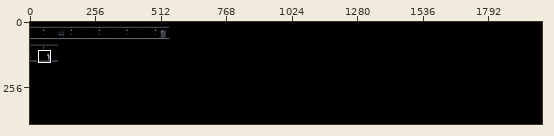
Pixel-art file: art/mockup3.aseprite. The first picture is a wide view before the edit; the outline marks the close-up.
Close-up. First the earlier version:
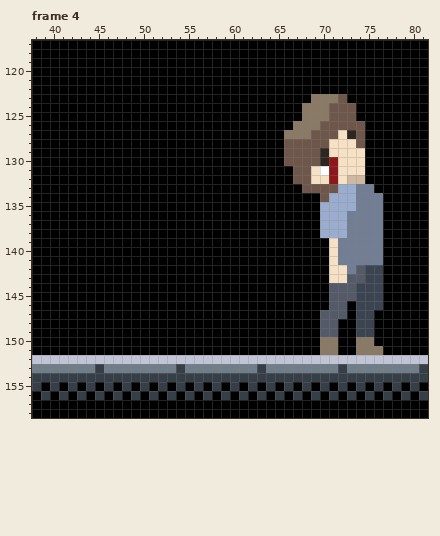
2000x400 pixels, 4 frames. Shown: frame 4: x 38..81, y 117..158. The commit also changed other frames or places, which this record leaves out.
And afterwards:
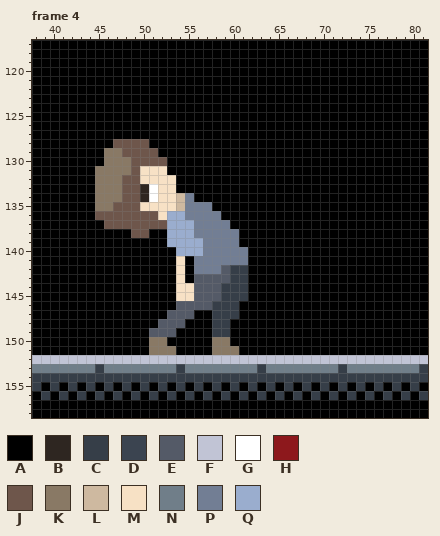
Palette (. is transparent): A #000000  B #2e2621  C #363e48  D #3b4450  E #545a67  F #c1c4d5  G #ffffff  H #8d181c  J #6e564b  K #897965  L #ceb9a0  M #f7e1c5  N #707e89  P #727e94  Q #9aadce
Edits made:
Changed rows in their new state; - is an unchanged pixel.
Frame 4, layer "chars":
first column x 45:
123 ------------------------AAAA----
124 -----------------------AAAAAA---
125 -----------------------AAAAAA---
126 ----------------------AAAAAAAA--
127 ---------------------AAAAAAAAA--
128 --JJJJ---------------AAAAAAAAA--
129 -KKJJJJ--------------AAAAAAAAA--
130 -KKKJJJJ-------------AAAAAAAAA--
131 KKKKJMMM--------------AAAAAAAA--
132 KKKJJMMMM-------------AAAAAAAA--
133 KKKJJBGMM--------------AAAAAAAA-
134 KKKJJBGMMLP--------------AAAAAAA
135 KKJJJMMMMLPPP------------AAAAAAA
136 JJJJJJJMQQPPPP-----------AAAAAAA
137 -JJJJJJJQQQPPPP----------AAAAAAA
138 ----JJ--QQQPPPPP---------AAAAAAA
139 --------QQQQPPPP----------AAAAAA
140 ---------QQQPPPPP---------AAAAAA
141 ---------M-PPPPPP---------AAAAAA
142 ---------M-PPPECC---------AAAAAA
143 ---------M-EEEECC---------AAAAAA
144 ---------MMEEECCC---------AAAAAA
145 ---------MMEEECCC---------AAAAAA
146 ---------EEEECCC----------AA-AAA
147 --------EEE--CCC---------AAA-AA-
148 -------EEE---CC----------AA--AA-
149 ------EEE----CC----------AA--AA-
150 ------KK-----KK----------AA--AA-
151 ------KKK----KKK---------AA--AAA
Changed places in both close-ups, as pixel boxes (x1, y1, x2, y2):
changed: (284, 94, 383, 355)
changed: (95, 139, 248, 355)
